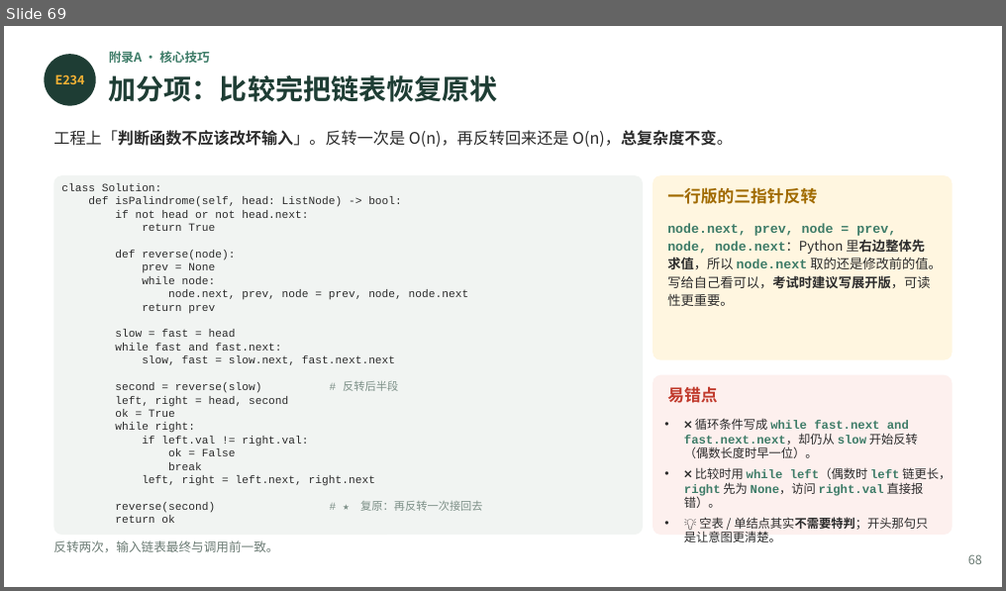
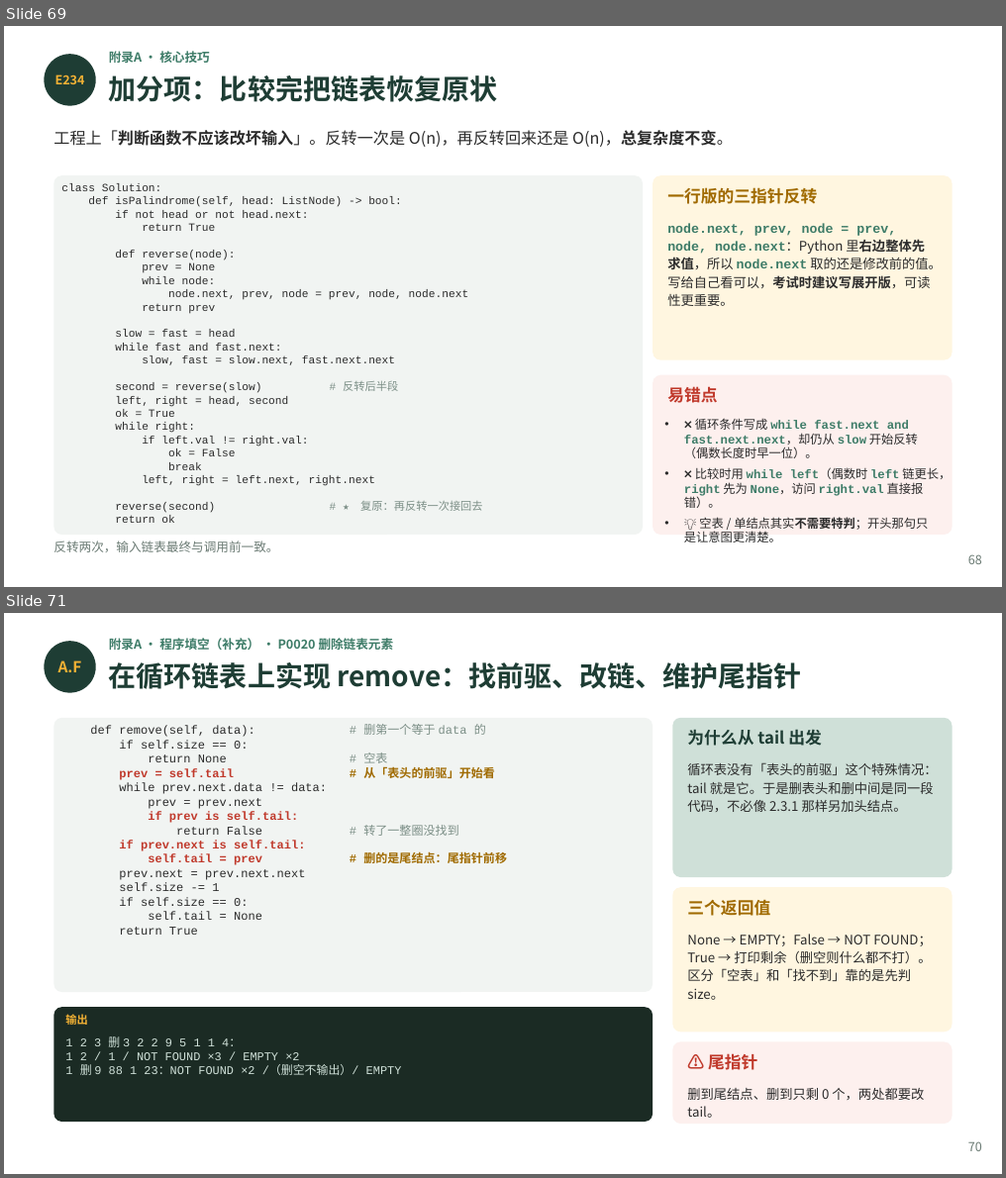
Before and after one commit to GMyhf/2026fall-cs201, a slide deck: courseware/202609_DSA_02_Linear_List.pptx. Shown one above the other, each under a label of ours: slide 69 before the commit, slides 69 and 71 after it; the slides between them are not shown. The pictures are 1006x591 and 1006x1178 pixels, drawn with LibreOffice and Linux fonts; fonts in the diff are those of the drawing. Boxes give left, top, right and bottom in pixels: in the first picture for what was removed or moved away, otherwise in the second. Text is boxed around its words. In the diff, an @@ line names an element or a change of style, - is before the commit and + after.

```diff
--- a/courseware/202609_DSA_02_Linear_List.pptx
+++ b/courseware/202609_DSA_02_Linear_List.pptx
@@ slide 71 added at box(4, 613, 1002, 1174), background #FFFFFF @@
@@ ellipse added at box(44, 641, 96, 693), fill #1E3D34 @@
@@ text added at box(109, 638, 394, 650), 9 pt, text #3E7C68, bold @@
+附录A · 程序填空（补充） · P0020 删除链表元素
@@ text added at box(58, 661, 82, 672), 11 pt, text #F2B134, bold @@
+A.F
@@ text added at box(109, 663, 802, 689), 20 pt, text #1E3D34, bold @@
+在循环链表上实现 remove：找前驱、改链、维护尾指针
@@ rounded rectangle added at box(54, 718, 652, 992), fill #F1F4F2 @@
@@ text added at box(90, 726, 327, 935), 8.6 pt, text #2B2B2B @@
+def remove(self, data): # 删第一个等于 data 的
+if self.size == 0:
+return None # 空表
+prev = self.tail # 从「表头的前驱」开始看
+while prev.next.data != data:
+prev = prev.next
+if prev is self.tail:
+return False # 转了一整圈没找到
+if prev.next is self.tail:
+self.tail = prev # 删的是尾结点：尾指针前移
+prev.next = prev.next.next
+self.size -= 1
+if self.size == 0:
+self.tail = None
+return True
@@ rounded rectangle added at box(672, 718, 952, 877), fill #CFE0D8 @@
@@ text added at box(687, 729, 822, 746), 12 pt, text #1E3D34, bold @@
+为什么从 tail 出发
@@ text added at box(687, 762, 937, 812), 9.5 pt, text #2B2B2B @@
+循环表没有「表头的前驱」这个特殊情况：tail 就是它。于是删表头和删中间是同一段代码，不必像 2.3.1 那样另加头结点。
@@ rounded rectangle added at box(672, 887, 952, 1032), fill #FFF6E0 @@
@@ text added at box(687, 899, 770, 916), 12 pt, text #A06A00, bold @@
+三个返回值
@@ text added at box(687, 934, 932, 1000), 9.5 pt, text #2B2B2B @@
+None → EMPTY；False → NOT FOUND；True → 打印剩余（删空则什么都不打）。区分「空表」和「找不到」靠的是先判 size。
@@ rounded rectangle added at box(54, 1007, 652, 1122), fill #1B2B24 @@
@@ text added at box(65, 1012, 87, 1027), 8 pt, text #F2B134, bold @@
+输出
@@ text added at box(65, 1037, 402, 1075), 8.5 pt, text #CFE0D8 @@
+1 2 3 删 3 2 2 9 5 1 1 4：
+1 2 / 1 / NOT FOUND ×3 / EMPTY ×2
+1 删 9 88 1 23：NOT FOUND ×2 /（删空不输出）/ EMPTY
@@ rounded rectangle added at box(672, 1042, 952, 1124), fill #FDF0EE @@
@@ text added at box(708, 1055, 757, 1070), 12 pt, text #C0392B, bold @@
+⚠ 尾指针
@@ text added at box(687, 1088, 924, 1118), 9.5 pt, text #2B2B2B @@
+删到尾结点、删到只剩 0 个，两处都要改 tail。
@@ text added at box(968, 1142, 982, 1152), 9 pt, text #6B7B74 @@
+70
```
Also in this commit, not shown: 6 slides changed, 2 other slides added, 2 other files.
